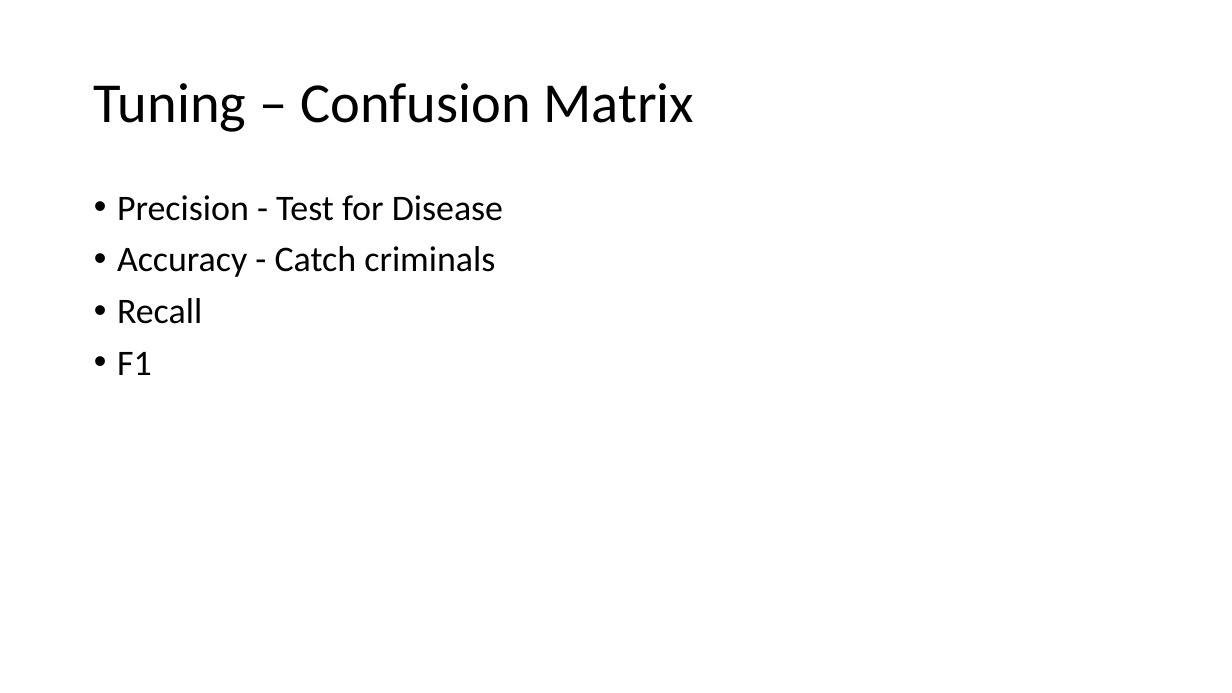
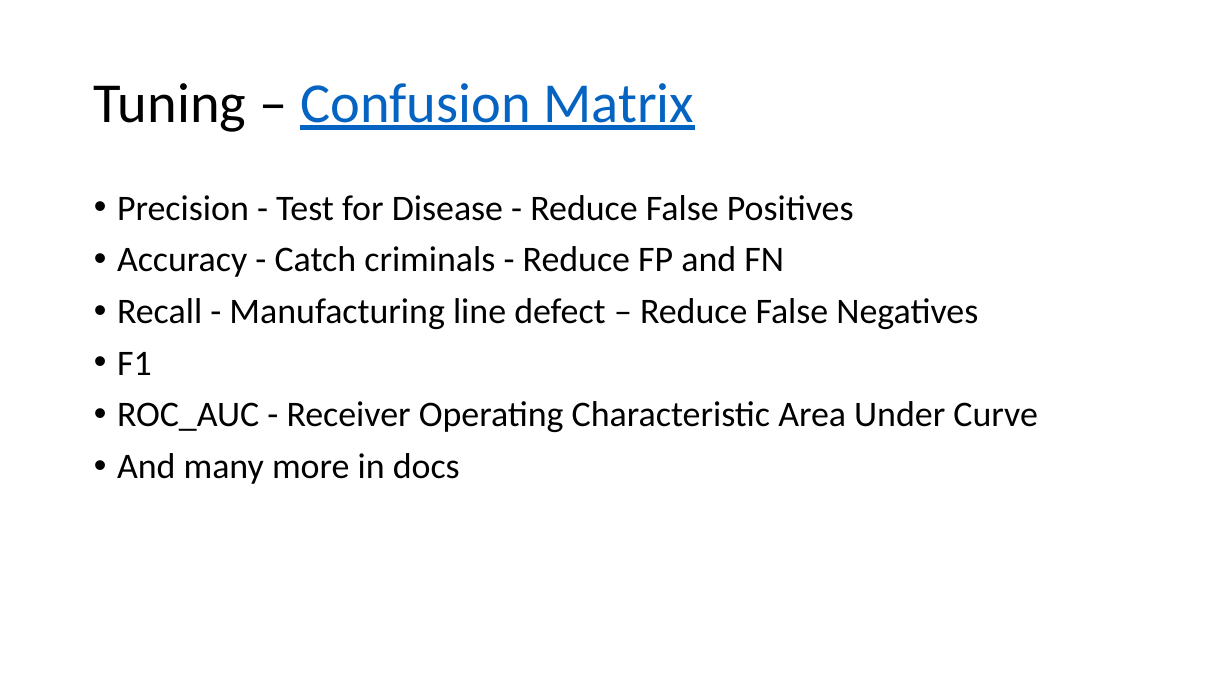
Before and after one commit to devssh/svm, a slide deck: slide 8 of SVM.pptx (slide 7 before the commit). Drawn at 1232x693 pixels with LibreOffice and Linux fonts; fonts in the diff are those of the drawing. Boxes give left, top, right and bottom in pixels: in the first picture for what was removed or moved away, otherwise in the second. Text is boxed around its words. In the diff, an @@ line names an element or a change of style, - is before the commit and + after.

Commit message:
Updated PPT

```diff
--- a/SVM.pptx
+++ b/SVM.pptx
@@ title "Tuning – Confusion Matrix" at (94,83,695,132): text colour #000000 to #0563C1, underline on in "Confusion Matrix" @@
@@ text at (117,195,978,329): text changed @@
-• Precision - Test for Disease
-• Accuracy - Catch criminals
-• Recall
+• Precision - Test for Disease - Reduce False Positives
+• Accuracy - Catch criminals - Reduce FP and FN
+• Recall - Manufacturing line defect – Reduce False Negatives
@@ text at (117,401,1037,484): paragraphs added @@
+• ROC_AUC - Receiver Operating Characteristic Area Under Curve
+• And many more in docs
```
Also in this commit, not shown: 4 other slides changed, 2 slides added, 2 other files.
